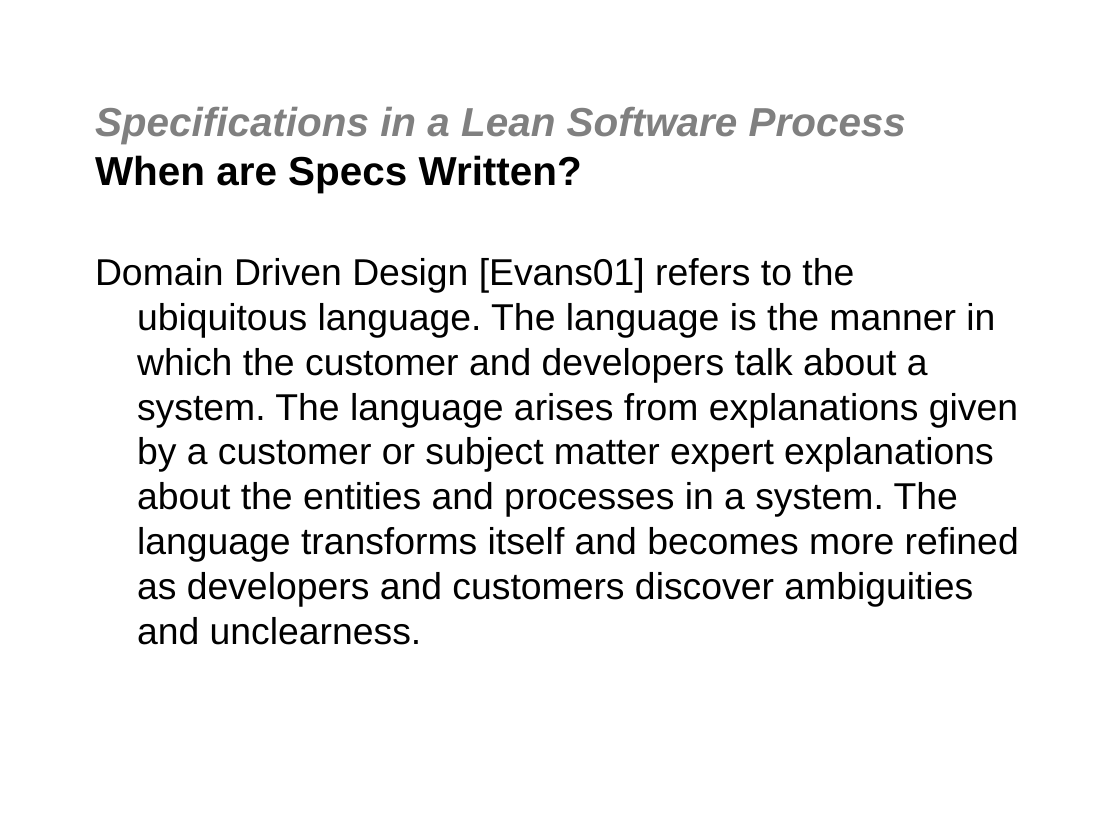
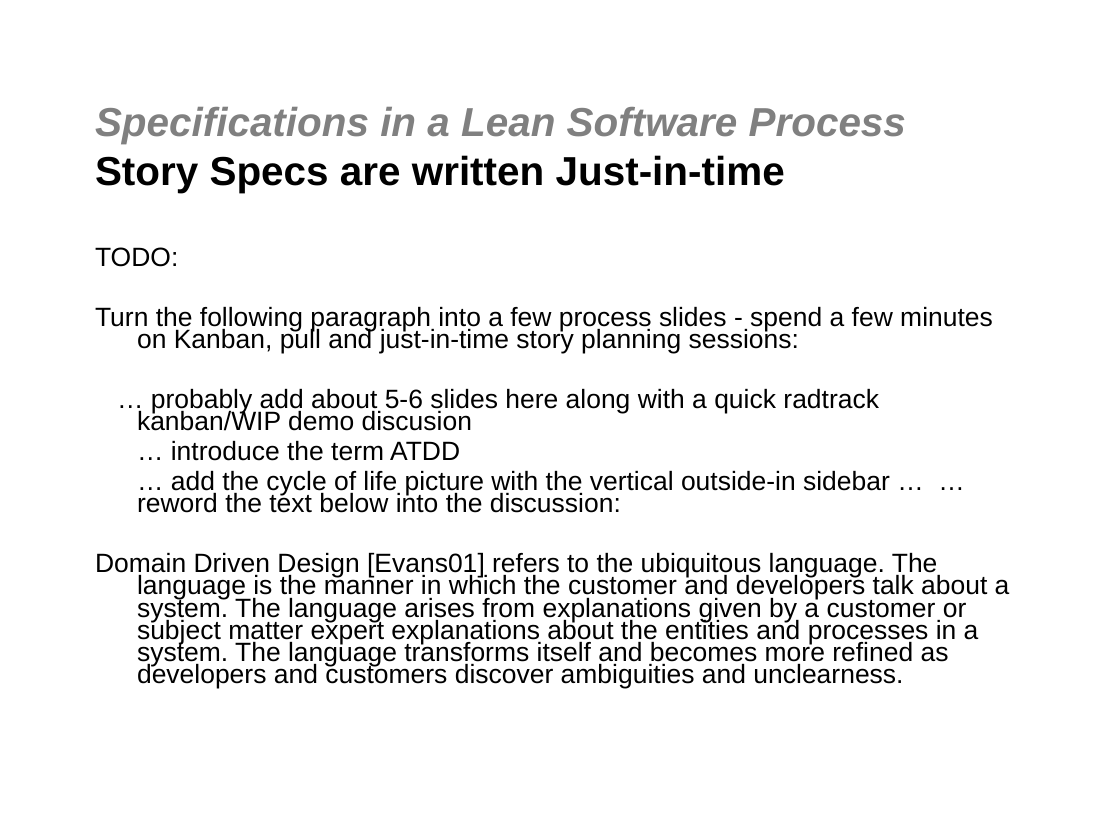
Before and after one commit to jgoodsen/agile2010, a slide deck: slide 3 of 02-bdd-dsl.ppt. Drawn at 1120x840 pixels with LibreOffice and Linux fonts; fonts in the diff are those of the drawing; background and template pictures are left out. Boxes give left, top, right and bottom in pixels: in the first picture for what was removed or moved away, otherwise in the second. Text is boxed around its words. In the diff, an @@ line names an element or a change of style, - is before the commit and + after.

```diff
--- a/02-bdd-dsl.ppt
+++ b/02-bdd-dsl.ppt
@@ title at box(95, 107, 906, 192): text changed @@
-Specifications in a Lean Software Process
-When are Specs Written?
+Specifications in a Lean Software Process
+Story Specs are written Just-in-time
@@ text at box(95, 247, 993, 513): paragraphs added @@
+TODO:
+Turn the following paragraph into a few process slides - spend a few minutes on Kanban, pull and just-in-time story planning sessions:
+… probably add about 5-6 slides here along with a quick radtrack kanban/WIP demo discusion
+… introduce the term ATDD
+… add the cycle of life picture with the vertical outside-in sidebar … … reword the text below into the discussion:
@@ text at box(95, 552, 1010, 689): size 24 to 17 pt in "Domain Driven Design [Evans01] refers to the ..."; line spacing 1 to 0.7; less space between paragraphs @@
```
Also in this commit, not shown: 4 other slides changed, 1 slide added, 10 other files.
